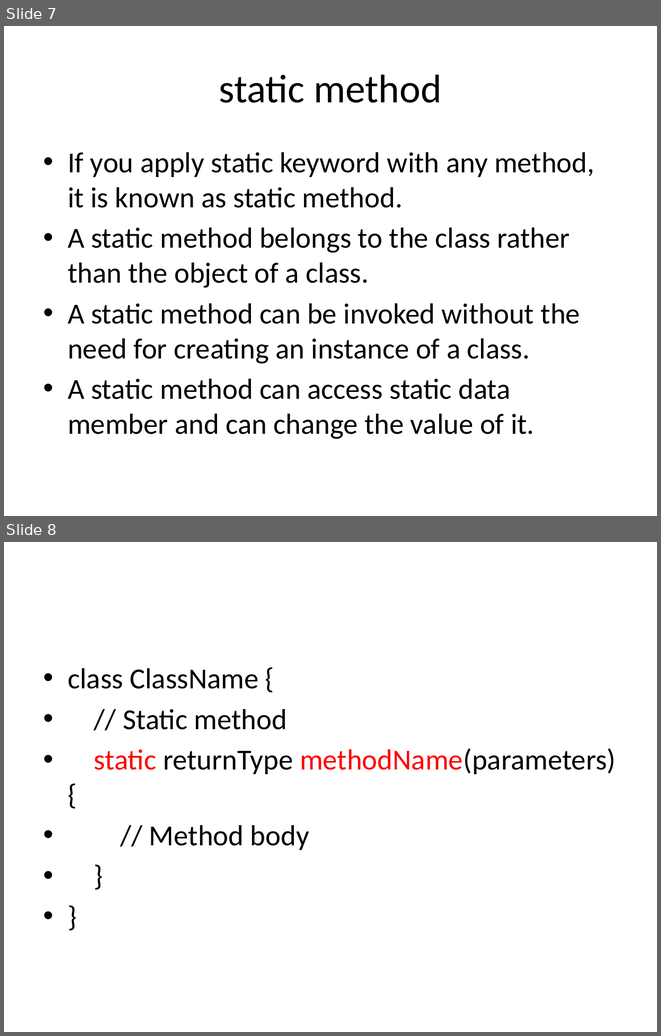
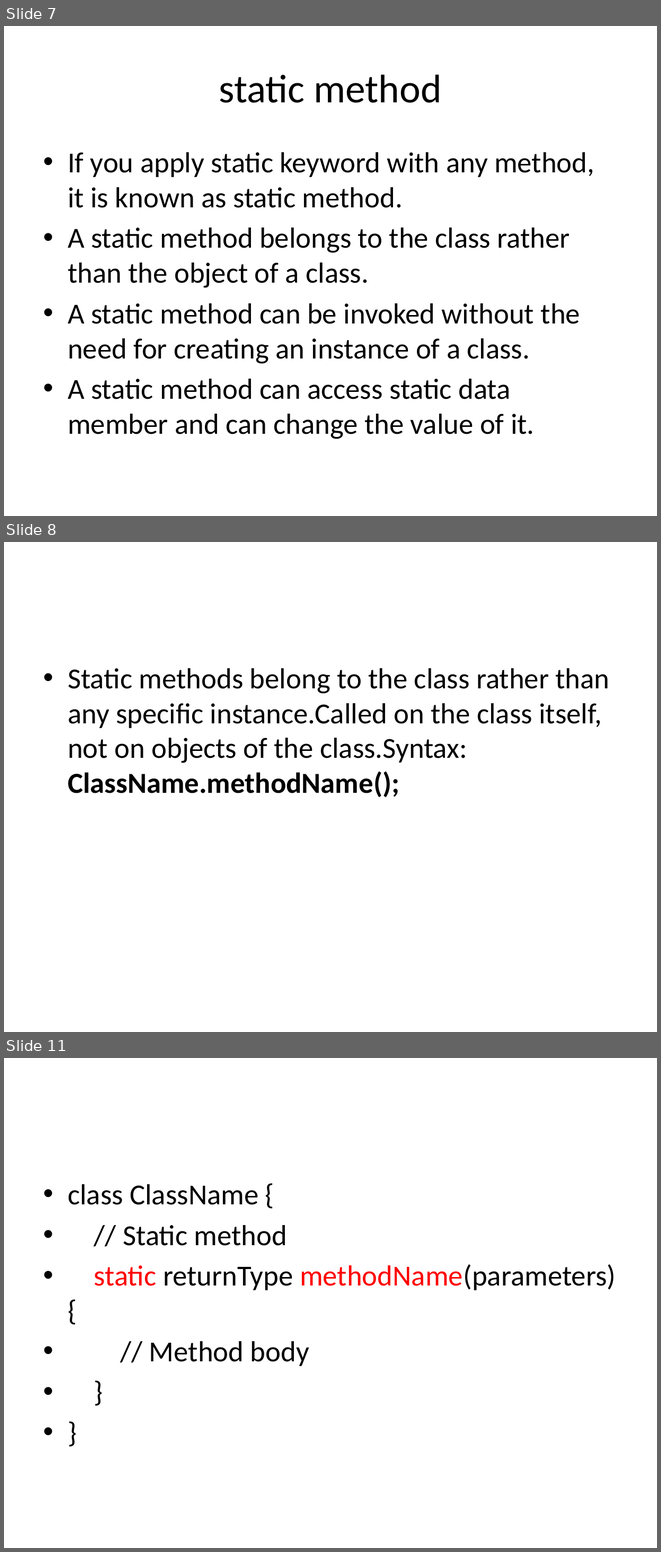
Before and after one commit to devipriyak/23-batch-III-SEM-JAVA, a slide deck: Static Keyword.pptx. Shown one above the other, each under a label of ours: slides 7 and 8 before the commit, slides 7, 8 and 11 after it; the slides between them are not shown. The pictures are 661x1036 and 661x1552 pixels, drawn with LibreOffice and Linux fonts; fonts in the diff are those of the drawing. Boxes give left, top, right and bottom in pixels: in the first picture for what was removed or moved away, otherwise in the second. Text is boxed around its words. In the diff, an @@ line names an element or a change of style, - is before the commit and + after.

```diff
--- a/Static Keyword.pptx
+++ b/Static Keyword.pptx
@@ slide 8 added at <box>4,542,657,1032</box>, background #FFFFFF @@
@@ text added at <box>68,668,610,797</box>, 32 pt, text #000000 @@
+• Static methods belong to the class rather than any specific instance.Called on the class itself, not on objects of the class.Syntax: ClassName.methodName();
@@ what was slide 8 is now slide 11 @@
```
Also in this commit, not shown: 6 slides changed, 2 other slides added, 3 slides removed.
